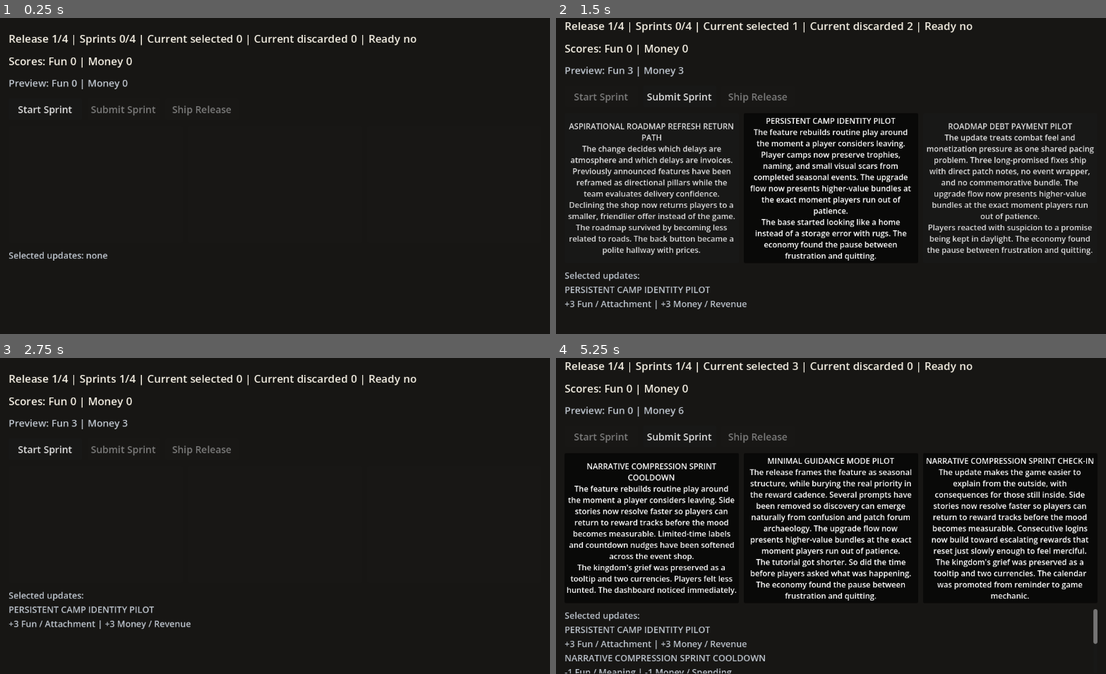
Above: before the commit, frames 1-4 (two rows, left to right).
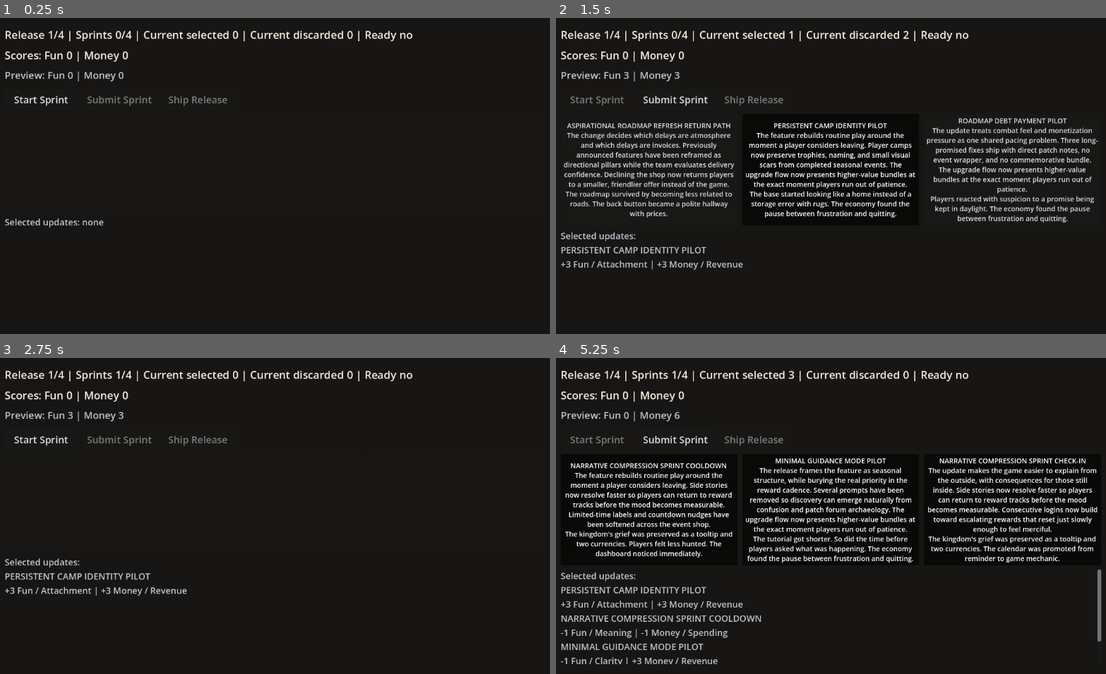
Above: after the commit, the same moments.

Repository: Josephblt/patch-notes
Game: Godot game, scene res://scenes/test_scene.tscn
The game is run twice, just before and just after one commit, with the same random seed, the same clock (stepped at 60 frames per second) and the same inputs.
Inputs:
- Up to frame 1 (0.25 s): no input
- Up to frame 2 (1.5 s): click "Start Sprint" at 0.5 s; click "PERSISTENT CAMP IDENTITY PILO…" at 1.25 s
- Up to frame 3 (2.75 s): click "Submit Sprint" at 2 s
- Up to frame 4 (5.25 s): click "Start Sprint" at 2.75 s; click "NARRATIVE COMPRESSION SPRINT …" at 3.5 s; click "MINIMAL GUIDANCE MODE PILOT T…" at 4.25 s; click "NARRATIVE COMPRESSION SPRINT …" at 5 s

The runs differ from the first frame. In frame 1, 3.5% of the frame differs, in the area x 0-76%, y 4-77%; in frame 2, 19%; in frame 3, 4.7%; in frame 4, 22%, in the area x 0-100%, y 1-100%.

Commit message:
Constrain card layout height

Diff:
--- a/src/scenes/test_scene.tscn
+++ b/src/scenes/test_scene.tscn
@@ -19,14 +19,14 @@
 anchor_bottom = 1.0
 grow_horizontal = 2
 grow_vertical = 2
-theme_override_constants/margin_left = 32
-theme_override_constants/margin_top = 28
-theme_override_constants/margin_right = 32
-theme_override_constants/margin_bottom = 28
+theme_override_constants/margin_left = 24
+theme_override_constants/margin_top = 20
+theme_override_constants/margin_right = 24
+theme_override_constants/margin_bottom = 20
 
 [node name="VBoxContainer" type="VBoxContainer" parent="MarginContainer"]
 layout_mode = 2
-theme_override_constants/separation = 12
+theme_override_constants/separation = 8
 
 [node name="StateLabel" type="Label" parent="MarginContainer/VBoxContainer"]
 custom_minimum_size = Vector2(720, 34)
@@ -72,43 +72,47 @@
 text = "Ship Release"
 
 [node name="CardButtonContainer" type="HBoxContainer" parent="MarginContainer/VBoxContainer"]
+custom_minimum_size = Vector2(720, 200)
 layout_mode = 2
 theme_override_constants/separation = 10
 
 [node name="CardButton1" type="Button" parent="MarginContainer/VBoxContainer/CardButtonContainer"]
-custom_minimum_size = Vector2(220, 240)
+custom_minimum_size = Vector2(220, 200)
 layout_mode = 2
 size_flags_horizontal = 3
-theme_override_font_sizes/font_size = 16
+theme_override_font_sizes/font_size = 14
 toggle_mode = true
 text = "Card 1"
+clip_text = true
 autowrap_mode = 3
 
 [node name="CardButton2" type="Button" parent="MarginContainer/VBoxContainer/CardButtonContainer"]
-custom_minimum_size = Vector2(220, 240)
+custom_minimum_size = Vector2(220, 200)
 layout_mode = 2
 size_flags_horizontal = 3
-theme_override_font_sizes/font_size = 16
+theme_override_font_sizes/font_size = 14
 toggle_mode = true
 text = "Card 2"
+clip_text = true
 autowrap_mode = 3
 
 [node name="CardButton3" type="Button" parent="MarginContainer/VBoxContainer/CardButtonContainer"]
-custom_minimum_size = Vector2(220, 240)
+custom_minimum_size = Vector2(220, 200)
 layout_mode = 2
 size_flags_horizontal = 3
-theme_override_font_sizes/font_size = 16
+theme_override_font_sizes/font_size = 14
 toggle_mode = true
 text = "Card 3"
+clip_text = true
 autowrap_mode = 3
 
 [node name="SelectedUpdatesScroll" type="ScrollContainer" parent="MarginContainer/VBoxContainer"]
-custom_minimum_size = Vector2(720, 132)
+custom_minimum_size = Vector2(720, 104)
 layout_mode = 2
 size_flags_vertical = 3
 
 [node name="SelectedEffectsLabel" type="Label" parent="MarginContainer/VBoxContainer/SelectedUpdatesScroll"]
-custom_minimum_size = Vector2(720, 132)
+custom_minimum_size = Vector2(720, 104)
 layout_mode = 2
 size_flags_horizontal = 3
 theme_override_colors/font_color = Color(0.74902, 0.776471, 0.811765, 1)
--- a/src/scripts/test_scene.gd
+++ b/src/scripts/test_scene.gd
@@ -154,7 +154,7 @@
 
 
 func _format_card_button_text(card: FeatureCard) -> String:
-	return "%s\n \n%s\n \n%s" % [
+	return "%s\n\n\n%s\n\n\n%s" % [
 		card.get_title(),
 		card.get_description(),
 		card.get_consequence(),
